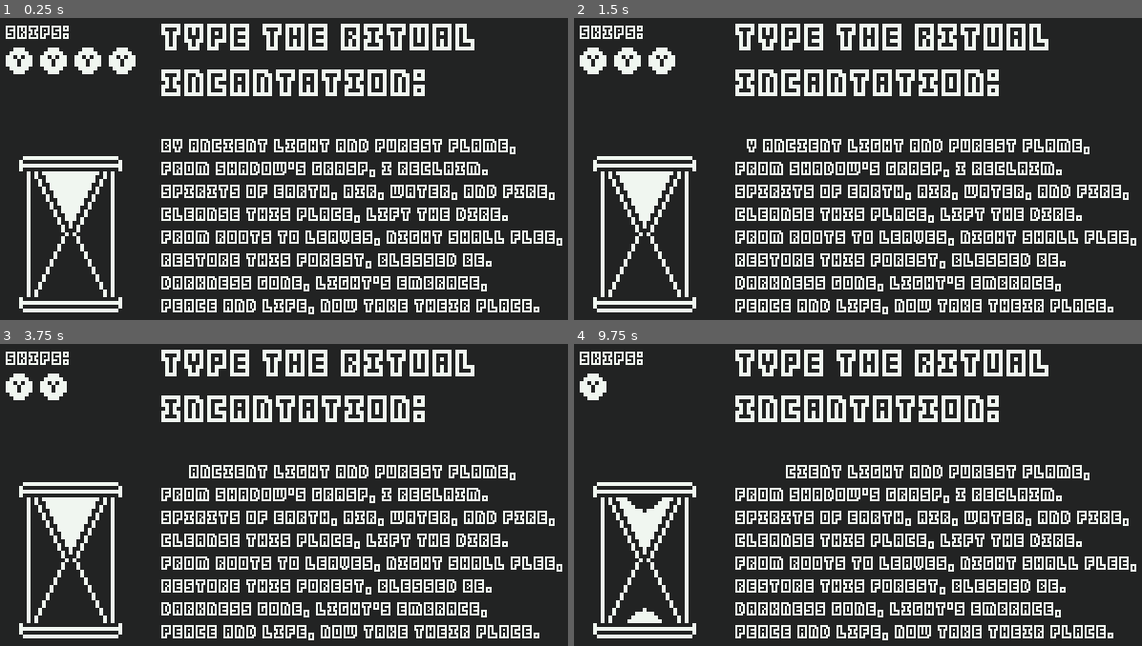
Above: before the commit, frames 1-4 (two rows, left to right).
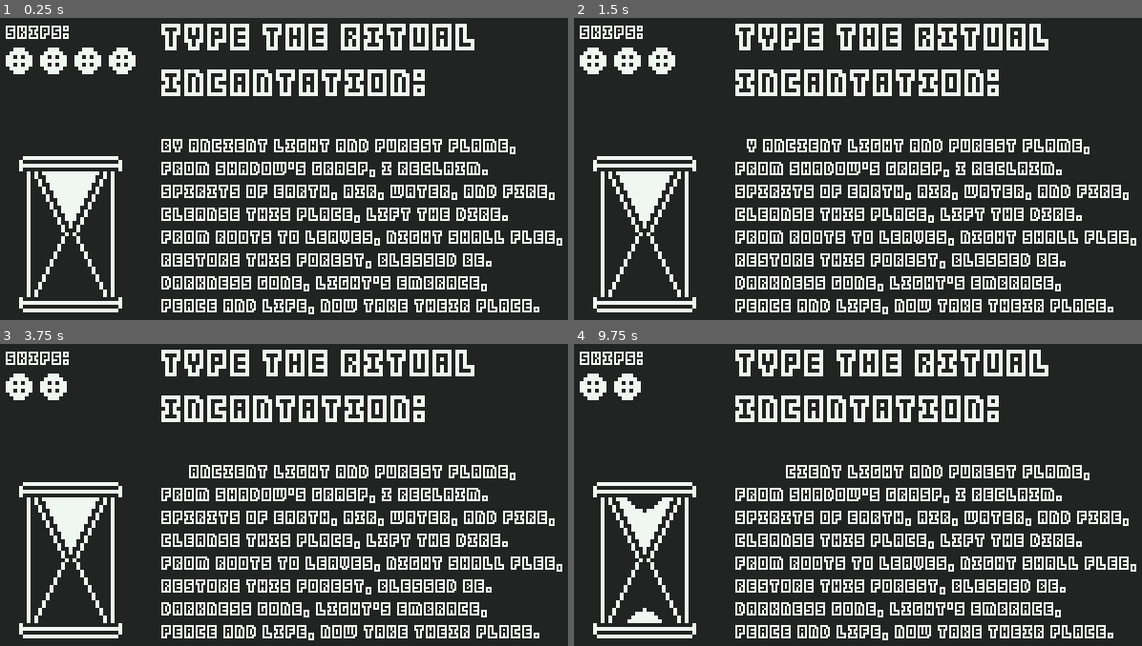
Above: after the commit, the same moments.

Repository: SolarLabyrinth/Lunariel
Game: Godot game, scene res://Scenes/Main.tscn
The game is run twice, just before and just after one commit, with the same random seed, the same clock (stepped at 60 frames per second) and the same inputs. This scene is started directly instead of the project's main scene.
Inputs (mouse positions are in pixels of both pictures, inside the frame that each line leads up to):
- Up to frame 1 (0.25 s): no input
- Up to frame 2 (1.5 s): tap Enter (ui_accept) at 0.5, 0.77, 1.25 s; move the mouse to (988, 156) at 0.52 s; hold Right (ui_right) 0.53-1.28 s; click (988, 156) at 0.6 s; move the mouse to (733, 190) at 1.27 s; hold Left (ui_left) from 1.28 s (still down); tap E (sl_interact) at 1.35 s
- Up to frame 3 (3.75 s): tap Enter (ui_accept) at 1.52, 2, 2.75, 3.02, 3.5 s; click (159, 516) at 1.55 s; move the mouse to (340, 422) at 2.02 s; release Left (ui_left) at 2.03 s; hold Right (ui_right) 2.03-3.53 s; click (340, 422) at 2.1 s; move the mouse to (249, 567) at 2.77 s; click (249, 567) at 2.85 s; move the mouse to (465, 549) at 3.52 s; hold Left (ui_left) from 3.53 s (still down); tap E (sl_interact) at 3.6 s
- Up to frame 4 (9.75 s): tap Enter (ui_accept) at 3.77, 4.25, 4.52, 6.02, 6.77, 7.52, 9.02 s; click (1039, 549) at 3.8 s; move the mouse to (670, 446) at 4.27 s; click (670, 446) at 4.35 s; move the mouse to (886, 498) at 5.02 s; click (886, 498) at 5.1 s; move the mouse to (761, 413) at 5.77 s; release Left (ui_left) at 5.78 s; hold Right (ui_right) 5.78-8.03 s; tap E (sl_interact) at 5.85, 8.1 s; click (761, 413) at 6.05 s; move the mouse to (988, 482) at 6.52 s; click (988, 482) at 6.6 s; move the mouse to (733, 516) at 7.27 s; click (733, 516) at 7.35 s; move the mouse to (914, 422) at 8.02 s; hold Left (ui_left) 8.03-9.53 s; click (914, 422) at 8.3 s; move the mouse to (823, 567) at 8.77 s; click (823, 567) at 8.85 s; move the mouse to (1039, 549) at 9.52 s; hold Right (ui_right) from 9.53 s (still down); click (1039, 549) at 9.6 s

The runs differ from the first frame. In frame 1, 0.1% of the frame differs, in the area x 2-23%, y 13-17%; in frame 2, 0.1%; in frame 3, less than 0.1%; in frame 4, 0.3%, in the area x 2-12%, y 9-19%.

Commit message:
please god, let me be done

Diff:
--- a/Globals/scene_manager.gd
+++ b/Globals/scene_manager.gd
@@ -5,6 +5,9 @@
 const TYPING_TEST = preload("res://Scenes/TypingTest2.tscn")
 const STATS_SCREEN = preload("res://Scenes/StatsScreen.tscn")
 const INTRO = preload("res://Scenes/Intro.tscn")
+
+const WIN = preload("res://Scenes/Win.tscn")
+const DEATH = preload("res://Scenes/Death.tscn")
 
 const levels = [
 	preload("res://Scenes/Levels/Level1.tscn"),
@@ -23,6 +26,11 @@
 	get_tree().change_scene_to_packed(STATS_SCREEN)
 func play_intro() -> void:
 	get_tree().change_scene_to_packed(INTRO)
+
+func show_win() -> void:
+	get_tree().change_scene_to_packed(WIN)
+func show_death() -> void:
+	get_tree().change_scene_to_packed(DEATH)
 
 func show_level(level: int) -> void:
 	if(level >= 1 and level <= levels.size()):
--- /dev/null
+++ b/Scenes/Death.tscn
@@ -0,0 +1,47 @@
+[gd_scene load_steps=3 format=3 uid="uid://b2wqk3ojiqgdb"]
+
+[ext_resource type="Theme" uid="uid://bahunhngepcwh" path="res://Resources/ui-theme.tres" id="1_1x0jg"]
+[ext_resource type="Script" path="res://Scenes/death.gd" id="1_y1jp3"]
+
+[node name="Death" type="Node2D"]
+script = ExtResource("1_y1jp3")
+
+[node name="HBoxContainer" type="HBoxContainer" parent="."]
+offset_top = 84.0
+offset_right = 640.0
+offset_bottom = 176.0
+alignment = 1
+
+[node name="VBoxContainer" type="VBoxContainer" parent="HBoxContainer"]
+layout_mode = 2
+alignment = 1
+
+[node name="RichTextLabel" type="RichTextLabel" parent="HBoxContainer/VBoxContainer"]
+layout_mode = 2
+theme = ExtResource("1_1x0jg")
+theme_override_font_sizes/normal_font_size = 48
+bbcode_enabled = true
+text = "You Have Died"
+fit_content = true
+scroll_active = false
+autowrap_mode = 0
+
+[node name="HBoxContainer2" type="HBoxContainer" parent="."]
+offset_top = 154.0
+offset_right = 640.0
+offset_bottom = 246.0
+alignment = 1
+
+[node name="VBoxContainer" type="VBoxContainer" parent="HBoxContainer2"]
+layout_mode = 2
+alignment = 1
+
+[node name="RichTextLabel" type="RichTextLabel" parent="HBoxContainer2/VBoxContainer"]
+layout_mode = 2
+theme = ExtResource("1_1x0jg")
+theme_override_font_sizes/normal_font_size = 24
+bbcode_enabled = true
+text = "Respawn"
+fit_content = true
+scroll_active = false
+autowrap_mode = 0
--- a/Scenes/Levels/Level4.tscn
+++ b/Scenes/Levels/Level4.tscn
@@ -22,6 +22,7 @@
 position = Vector2(350, 252)
 size = 1
 enemy_id = 3
+xp = 3
 text = "Under starlight, pure and bright,
 Heal this place, end the blight.
 Spirits ancient, heed my plea,
--- a/Scenes/Levels/Level6.tscn
+++ b/Scenes/Levels/Level6.tscn
@@ -18,6 +18,7 @@
 facing = 1
 enemy_id = 5
 wpm = 80
+xp = 3
 text = "By stars above and earth below,
 Banish the dark, let light show.
 Darkness gone, life’s rebirth,
--- a/Scenes/Levels/Level7.tscn
+++ b/Scenes/Levels/Level7.tscn
@@ -21,6 +21,7 @@
 [node name="Enemy" parent="." instance=ExtResource("3_b7q7x")]
 position = Vector2(278, 252)
 enemy_id = 6
+xp = 2
 text = "Spirits ancient, heed my plea,
 Cleanse this forest, set it free."
 
--- a/Scenes/Levels/Level8.tscn
+++ b/Scenes/Levels/Level8.tscn
@@ -22,6 +22,7 @@
 size = 2
 enemy_id = 7
 wpm = 100
+xp = 5
 text = "Sun and moon, grant your light,
 Banish far this endless night.
 Under starlight, pure and bright,
--- a/Scenes/TypingTest2.tscn
+++ b/Scenes/TypingTest2.tscn
@@ -233,6 +233,7 @@
 autowrap_mode = 0
 
 [node name="StaminaRegenTimer" type="Timer" parent="."]
+unique_name_in_owner = true
 wait_time = 5.0
 autostart = true
 
--- /dev/null
+++ b/Scenes/Win.tscn
@@ -0,0 +1,46 @@
+[gd_scene load_steps=2 format=3 uid="uid://kbotl7s72ijm"]
+
+[ext_resource type="Theme" uid="uid://bahunhngepcwh" path="res://Resources/ui-theme.tres" id="1_i63ap"]
+
+[node name="Win" type="Node2D"]
+
+[node name="HBoxContainer" type="HBoxContainer" parent="."]
+offset_top = 73.0
+offset_right = 640.0
+offset_bottom = 165.0
+alignment = 1
+
+[node name="VBoxContainer" type="VBoxContainer" parent="HBoxContainer"]
+layout_mode = 2
+alignment = 1
+
+[node name="RichTextLabel" type="RichTextLabel" parent="HBoxContainer/VBoxContainer"]
+layout_mode = 2
+theme = ExtResource("1_i63ap")
+theme_override_font_sizes/normal_font_size = 48
+bbcode_enabled = true
+text = "Success"
+fit_content = true
+scroll_active = false
+autowrap_mode = 0
+
+[node name="HBoxContainer2" type="HBoxContainer" parent="."]
+offset_top = 173.0
+offset_right = 640.0
+offset_bottom = 265.0
+alignment = 1
+
+[node name="VBoxContainer" type="VBoxContainer" parent="HBoxContainer2"]
+layout_mode = 2
+alignment = 1
+
+[node name="RichTextLabel" type="RichTextLabel" parent="HBoxContainer2/VBoxContainer"]
+layout_mode = 2
+theme = ExtResource("1_i63ap")
+theme_override_font_sizes/normal_font_size = 24
+bbcode_enabled = true
+text = "[center]You did it
+The Game is over now"
+fit_content = true
+scroll_active = false
+autowrap_mode = 0
--- /dev/null
+++ b/Scenes/death.gd
@@ -0,0 +1,5 @@
+extends Node2D
+
+func _input(_event: InputEvent) -> void:
+    if Input.is_action_just_pressed('sl_left_mouse'):
+        SceneManager.go_back_to_previous_grace()
--- a/Scenes/typing_test_2.gd
+++ b/Scenes/typing_test_2.gd
@@ -5,6 +5,7 @@
 @onready var time_remaining_value: RichTextLabel = %TimeRemainingValue
 @onready var hourglass: AnimatedSprite2D = %Hourglass
 @onready var staminabar: AnimatedSprite2D = %StaminaBar
+@onready var timer: Timer = %StaminaRegenTimer
 
 var player_data: PlayerStats = preload("res://Resources/player_stats.tres")
 var world_stats: WorldStats = preload("res://Resources/world_stats.tres")
@@ -54,6 +55,7 @@
 	rich_text_label.text = test_text
 	left_to_type = test_text
 	staminabar.frame = stamina
+	timer.wait_time = 5.0 - (player_data.stamina_regen * .33)
 	pass
 
 func _process(delta: float) -> void:
@@ -67,8 +69,8 @@
 		world_stats.last_xp_value = player_data.xp
 
 		player_data.xp = 0
-		SceneManager.go_back_to_previous_grace()
 		world_stats.reset_enemies()
+		SceneManager.show_death()
 
 var characters_to_type = "ABCDEFGHIJKLMNOPQRSTUVWXYZ'.,".split("", true, 0)
 
@@ -103,7 +105,10 @@
 			running = false
 			world_stats.enemies[world_stats.current_enemy_id] = false
 			player_data.xp += xp_value
-			SceneManager.go_back_to_previous_level()
+			if world_stats.current_enemy_id == 7:
+				SceneManager.show_win()
+			else:
+				SceneManager.go_back_to_previous_level()
 	pass
 
 func _on_stamina_regen_timer_timeout() -> void:
--- a/Things/Enemy.tscn
+++ b/Things/Enemy.tscn
@@ -4,8 +4,8 @@
 [ext_resource type="Script" path="res://Things/enemy.gd" id="1_apwp6"]
 
 [sub_resource type="CapsuleShape2D" id="CapsuleShape2D_cxxf2"]
-radius = 48.28
-height = 173.12
+radius = 67.42
+height = 249.68
 
 [sub_resource type="AtlasTexture" id="AtlasTexture_rr2rk"]
 atlas = ExtResource("1_3aeif")
--- a/Things/XP.tscn
+++ b/Things/XP.tscn
@@ -2,6 +2,21 @@
 
 [ext_resource type="Script" path="res://Things/xp.gd" id="1_ofhqw"]
 [ext_resource type="Texture2D" uid="uid://6x75b45f4vsp" path="res://Assets/main-spritesheet.png" id="1_tcmf5"]
+
+[sub_resource type="Animation" id="Animation_fo5uw"]
+length = 0.001
+tracks/0/type = "value"
+tracks/0/imported = false
+tracks/0/enabled = true
+tracks/0/path = NodePath("Sprite2D:offset")
+tracks/0/interp = 1
+tracks/0/loop_wrap = true
+tracks/0/keys = {
+"times": PackedFloat32Array(0),
+"transitions": PackedFloat32Array(1),
+"update": 0,
+"values": [Vector2(0, 0)]
+}
 
 [sub_resource type="Animation" id="Animation_ybt43"]
 resource_name = "new_animation"
@@ -17,21 +32,6 @@
 "transitions": PackedFloat32Array(1, 1),
 "update": 0,
 "values": [Vector2(0, 0), Vector2(0, -1)]
-}
-
-[sub_resource type="Animation" id="Animation_fo5uw"]
-length = 0.001
-tracks/0/type = "value"
-tracks/0/imported = false
-tracks/0/enabled = true
-tracks/0/path = NodePath("Sprite2D:offset")
-tracks/0/interp = 1
-tracks/0/loop_wrap = true
-tracks/0/keys = {
-"times": PackedFloat32Array(0),
-"transitions": PackedFloat32Array(1),
-"update": 0,
-"values": [Vector2(0, 0)]
 }
 
 [sub_resource type="AnimationLibrary" id="AnimationLibrary_2tl2e"]
Binary file changed: Assets/stamina.aseprite
Binary file changed: Assets/stamina.png
